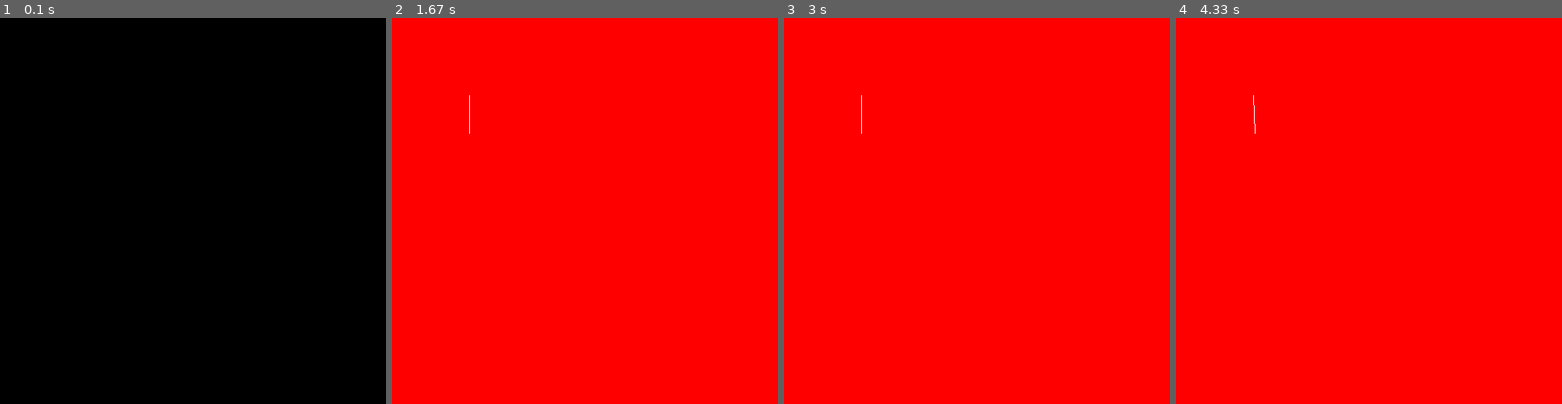
Above: before the commit, frames 1-4 (left to right).
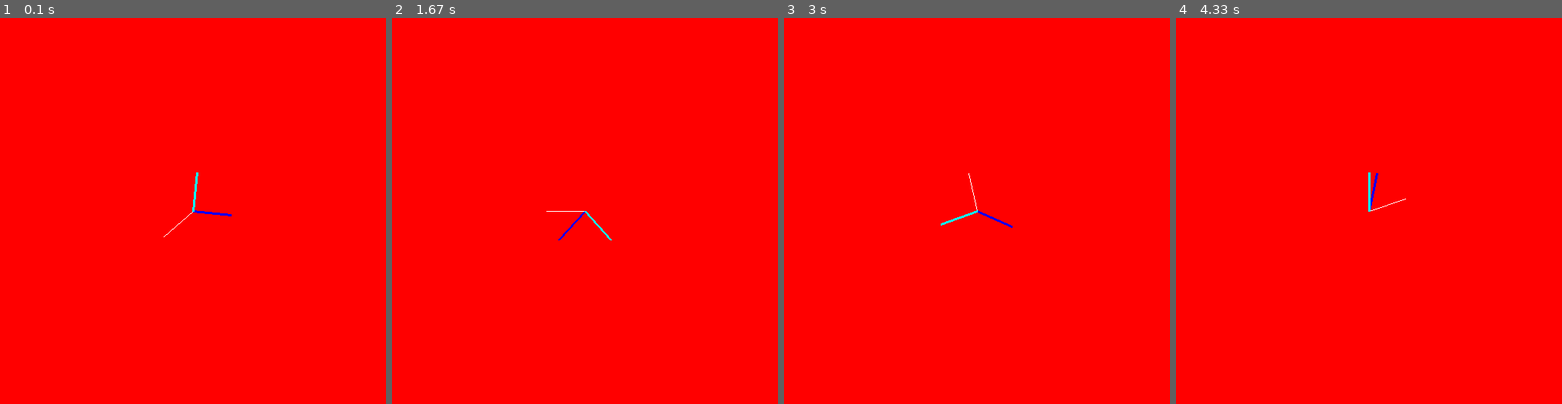
Above: after the commit, the same moments.

Repository: selcukemreozer/pygame
Game: pygame game, started from theClock.py
Two runs of this game, one before a commit and one after it. Both use one fixed random seed, a clock stepped at 60 frames per second and the inputs below.
Inputs:
- Up to frame 1 (0.1 s): no input
- Up to frame 2 (1.67 s): no input
- Up to frame 3 (3 s): no input
- Up to frame 4 (4.33 s): no input

The runs differ from the first frame. In frame 1, 100% of the frame differs, in the area x 0-100%, y 0-100%; in frame 2, 0.1%; in frame 3, 0.2%; in frame 4, 0.1%.

Commit message:
scorpion and minuute hand added

Diff:
--- a/theClock.py
+++ b/theClock.py
@@ -4,8 +4,10 @@
 
 donus_x = False
 donus_y = False
-degree = 0
-
+derece = 360
+dereceDK = 360
+dereceST = 360
+sayac = 0
 
 pygame.init()
 
@@ -23,17 +25,34 @@
     screen.fill((255, 0, 0))
 
     # pygame.draw.line(screen, (255, 255, 255), (x1, y1), (x2, y2), 4)
-    x1 = 25 * round(math.cos(math.radians(degree)), 5)+100 +25*(1-degree/360)
-    y1 = 25 * round(math.sin(math.radians(degree)), 5)+100 +25*(1-degree/360)
-    x2 = 50 * round(math.sin(math.radians(degree)), 5)+100
-    y2 = 50 * round(math.cos(math.radians(degree)), 5)+100
-    pygame.draw.line(screen, (255, 255, 255), (100, 100), (x2, y2))
+    xsaniye = -50 * round(math.sin(math.radians(derece)), 5) + 250
+    ysaniye = -50 * round(math.cos(math.radians(derece)), 5) + 250
+    xdakika = -50 * round(math.sin(math.radians(dereceDK)), 5) + 250
+    ydakika = -50 * round(math.cos(math.radians(dereceDK)), 5) + 250
+    xsaat   = -50 * round(math.sin(math.radians(dereceST)), 5) + 250
+    ysaat = -50 * round(math.cos(math.radians(dereceST)), 5) + 250
+    pygame.draw.line(screen, (255, 255, 255), (250, 250), (xsaniye, ysaniye))
+    pygame.draw.line(screen, (0, 0, 255), (250, 250), (xdakika, ydakika), 3)
+    pygame.draw.line(screen, (0, 255, 255), (250, 250), (xsaat, ysaat), 3)
 
-    degree+=1
-    if degree == 360:
-        degree=6
-    print(f"\ndegree:{degree}\nx1:{x1-100}\ny1:{y1-100}\nx2:{x2-100}\ny2:{y2-100}\n")
-    sleep(1)
+    derece-=6
+    if derece == 0:
+        derece=360
+        dereceDK-=6
+        sayac+=1
+
+    if dereceDK == 0:
+        dereceDK = 360
+
+    if sayac == 6:
+        dereceST -= 3
+        sayac = 0
+
+    if dereceST == 0:
+        dereceST = 360
+
+    # print(f"\ndegree:{derece}\nx1:{x1 - 100}\ny1:{y1 - 100}\nx2:{x2 - 100}\ny2:{y2 - 100}\n")
+    sleep(0.0001)
     """
     if y1 == 200:
         donus_y = True
@@ -67,5 +86,5 @@
     pygame.display.flip()
 pygame.quit()
 
-y1 = round(math.sin(math.radians(degree)), 2)
-x1 = round(math.cos(math.radians(degree)), 2)
+y1 = round(math.sin(math.radians(derece)), 2)
+x1 = round(math.cos(math.radians(derece)), 2)
